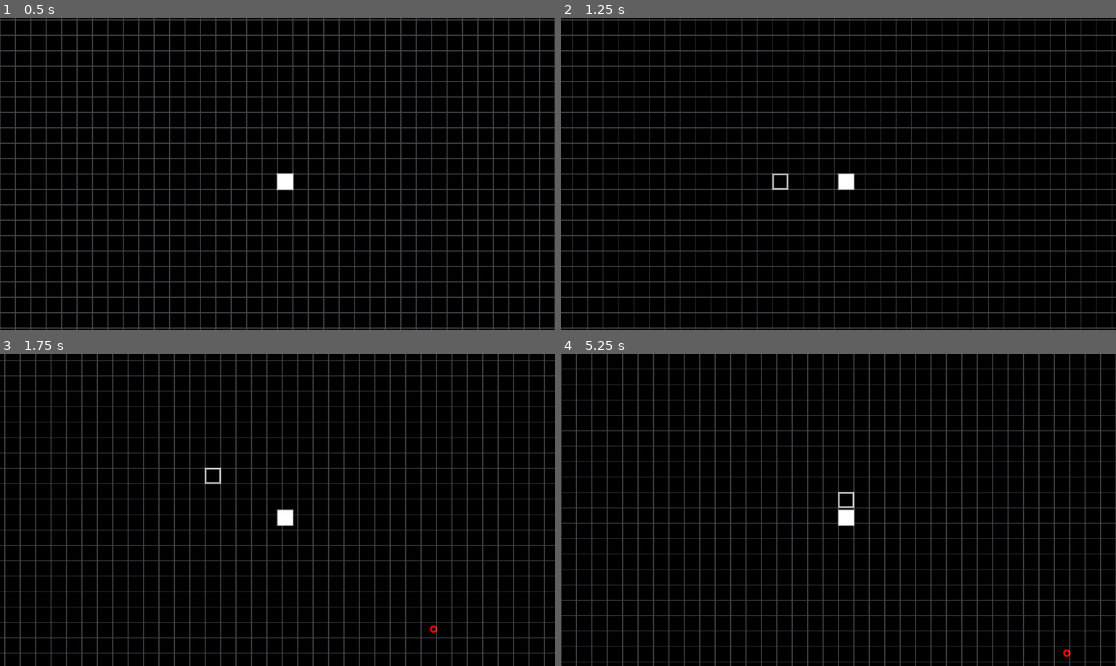
Above: before the commit, frames 1-4 (two rows, left to right).
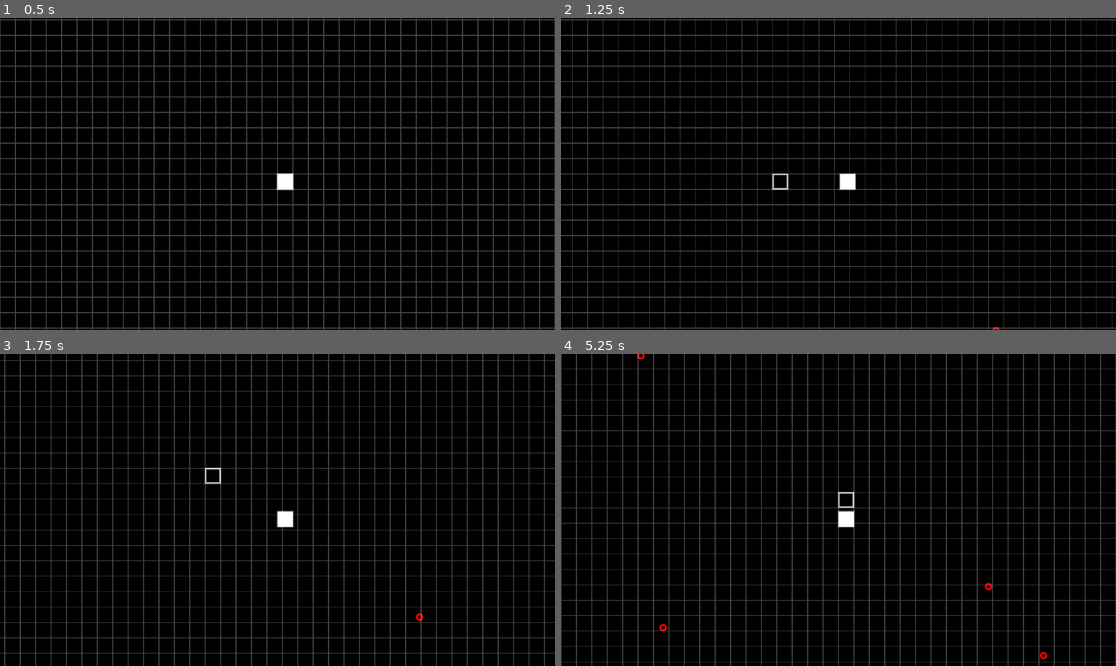
Above: after the commit, the same moments.

Repository: AnonymousXavier/ink-void
Game: Godot game, scene res://Scenes/world.tscn
Same seed, same stepped clock (60 frames per second), same inputs: the game is played once before the commit and once after it.
Inputs (mouse positions are in pixels of both pictures, inside the frame that each line leads up to):
- Up to frame 1 (0.5 s): no input
- Up to frame 2 (1.25 s): tap Enter (ui_accept) at 0.5, 0.77 s; move the mouse to (960, 158) at 0.52 s; hold Right (right) from 0.53 s (still down); click (960, 158) at 0.67 s
- Up to frame 3 (1.75 s): move the mouse to (166, 525) at 1.27 s; release Right (right) at 1.28 s; hold Down (down) from 1.28 s (still down); tap Enter (ui_accept) at 1.52 s
- Up to frame 4 (5.25 s): move the mouse to (894, 441) at 2.02 s; release Down (down) at 2.03 s; hold Right (right) 2.03-2.78 s; move the mouse to (810, 572) at 2.77 s; hold Up (ui_up) 2.78-3.53 s; click (810, 572) at 2.92 s; tap Enter (ui_accept) at 3.02, 3.77, 4.52 s; move the mouse to (1005, 556) at 3.52 s; hold Left (left) 3.53-5.03 s; move the mouse to (672, 463) at 4.27 s; move the mouse to (866, 510) at 5.02 s; hold Down (down) from 5.03 s (still down); click (866, 510) at 5.17 s

Frame 1 is identical in both runs. In frame 2, less than 0.1% of the frame differs, in the area x 49-80%, y 49-100%; in frame 3, 0.1%; in frame 4, 0.2%, in the area x 13-92%, y 0-98%.

Commit message:
Code Refactor
-> Remove the automatic threaded _process function
-> Systems are now managed by the world

Diff:
--- a/Scenes/world.gd
+++ b/Scenes/world.gd
@@ -1,18 +1,32 @@
 extends Node2D
 
-@onready var bg_color_rect: ColorRect = $BG
+@onready var bg: ColorRect = $BG
+@onready var rendering_system: RenderingSystem = $RenderingSystem
+@onready var input_system: InputSystem = $InputSystem
+@onready var events_manager: EventsManager = $EventsManager
 @onready var enemy_manager: EnemyManager = $EnemyManager
-@onready var rendering_system: RenderingSystem = $RenderingSystem
 @onready var camera: Camera = $Camera
-@onready var events_manager: EventsManager = $EventsManager
+@onready var homing_system: HomingSystem = $HomingSystem
+@onready var movement_system: MovementSystem = $MovementSystem
 @onready var entity_manager: EntityManager = $EntityManager
+@onready var shooting_system: ShootingSystem = $ShootingSystem
+@onready var count_down_system: CountDownSystem = $CountDownSystem
+@onready var projectile_dispatch_system: Node = $ProjectileDispatchSystem
+@onready var impact_system: Node = $ImpactSystem
+@onready var damage_system: DamageSystem = $DamageSystem
+@onready var health_system: HealthSystem = $HealthSystem
+@onready var death_system: Node = $DeathSystem
+@onready var bank_system: Node = $BankSystem
+@onready var overlay_system: Node = $OverlaySystem
+@onready var player_controller_system: PlayerControllerSystem = $PlayerControllerSystem
+
 
 var player_spawned: bool = false
 var shader_material: ShaderMaterial
 
 func _ready() -> void:
 	SceneInstances.camera = camera
-	SceneInstances.BG = bg_color_rect
+	SceneInstances.BG = bg
 	SceneInstances.events_manager = events_manager
 	SceneInstances.entity_manager = entity_manager
 	SceneInstances.rendering_system = rendering_system
@@ -23,4 +37,27 @@
 	if Cache.is_ready and not player_spawned:
 		Factories.create_player(Vector2.ZERO)
 		player_spawned = true
-		print("Player Spawned")
+
+	events_manager.update(delta) # Automatically Clears it self at the end of the frame so order doesnt really matter
+	overlay_system.update(delta)
+
+	input_system.update(delta)
+
+	player_controller_system.update(delta)
+
+	enemy_manager.update()
+	camera.update()
+	homing_system.update(delta)
+
+	movement_system.update(delta)
+
+	count_down_system.update(delta)
+
+	shooting_system.update(delta)
+	projectile_dispatch_system.update(delta)
+	impact_system.update(delta)
+	damage_system.update(delta)
+	health_system.update(delta)
+	death_system.update(delta)
+
+	bank_system.update(delta)
--- a/Systems/bank_system.gd
+++ b/Systems/bank_system.gd
@@ -1,6 +1,6 @@
 extends Node
 
-func _process(_delta):
+func update(_delta):
 	for event in SceneInstances.events_manager.events:
 		if event["type"] == Enums.EVENT_TYPES.ENTITY_KILLED:
 			if SceneInstances.entity_manager.gold_value_components.has(event["id"]):
--- a/Systems/cameraSystem.gd
+++ b/Systems/cameraSystem.gd
@@ -15,7 +15,7 @@
 func get_camera_rect() -> Rect2:
 	return Rect2(_top_left, get_size())
 
-func _process(_delta: float) -> void:
+func update() -> void:
 	if SceneInstances.entity_manager.player_id != -1:
 		var player_trasnform_data = SceneInstances.entity_manager.transform_components[SceneInstances.entity_manager.player_id]
 		position = player_trasnform_data.position
--- a/Systems/count_down_system.gd
+++ b/Systems/count_down_system.gd
@@ -1,7 +1,7 @@
 extends Node
 class_name CountDownSystem
 
-func _process(delta: float) -> void:
+func update(delta: float) -> void:
 	for timer_id in SceneInstances.entity_manager.countdown_components:
 		var countdown_data: CountDownData = SceneInstances.entity_manager.countdown_components[timer_id]
 
--- a/Systems/damage_system.gd
+++ b/Systems/damage_system.gd
@@ -1,7 +1,7 @@
 extends Node
 class_name DamageSystem
 
-func _process(_delta: float) -> void:
+func update(_delta: float) -> void:
 	var events_manager = SceneInstances.events_manager
 	for event in events_manager.events:
 		if event["type"] == Enums.EVENT_TYPES.DAMAGE_ATTEMPT:
--- a/Systems/death_system.gd
+++ b/Systems/death_system.gd
@@ -6,7 +6,7 @@
 	get_tree().process_frame.connect(delete_entities)
 
 # Called every frame. 'delta' is the elapsed time since the previous frame
-func _process(_delta: float) -> void:
+func update(_delta: float) -> void:
 	for event in SceneInstances.events_manager.events:
 		if event.type == Enums.EVENT_TYPES.ENTITY_KILLED:
 			enemies_to_delete.append(event["id"])
--- a/Systems/enemy_manager.gd
+++ b/Systems/enemy_manager.gd
@@ -7,7 +7,7 @@
 func _ready() -> void:
 	start_time = Time.get_ticks_msec()
 
-func _process(_delta: float) -> void:
+func update() -> void:
 	if not Cache.is_ready:
 		return
 
@@ -32,10 +32,9 @@
 			var transform_data = entity_manager.transform_components.get(enemy_id)
 			var movement_event = {"type": Enums.EVENT_TYPES.MOVEMENT, "id": enemy_id}
 
-			velocity_data.direction = SceneInstances.camera.position - transform_data.position
-
+			velocity_data.direction = (SceneInstances.camera.position - transform_data.position).normalized()
+			velocity_data.speed = 100.0
 			entity_manager.velocity_components[enemy_id] = velocity_data
-
 			SceneInstances.events_manager.add_event(movement_event)
 
 func spawn_enemy(): # A higher level function, spawn enemy a random an enemy at a random coord outside screen boundaries
--- a/Systems/events_manager.gd
+++ b/Systems/events_manager.gd
@@ -3,7 +3,7 @@
 
 var events: Array = []
 
-func _process(delta: float) -> void:
+func update(delta: float) -> void:
 	call_deferred("clear_events_queue")
 
 func add_event(event: Dictionary):
--- a/Systems/health_system.gd
+++ b/Systems/health_system.gd
@@ -1,7 +1,7 @@
 extends Node
 class_name HealthSystem
 
-func _process(_delta: float) -> void:
+func update(_delta: float) -> void:
 	for event in SceneInstances.events_manager.events:
 		if event["type"] == Enums.EVENT_TYPES.DAMAGE_CONFIRMED:
 			if apply_damage(event["id"], event["amount"]) <= 0:
--- a/Systems/homing_system.gd
+++ b/Systems/homing_system.gd
@@ -1,7 +1,7 @@
 extends Node
 class_name HomingSystem
 
-func _process(_delta: float) -> void:
+func update(_delta: float) -> void:
 	var entity_manager = SceneInstances.entity_manager
 	# Loop through every bullet that has a homing component
 	for bullet_id in entity_manager.homing_components.keys():
--- a/Systems/impact_system.gd
+++ b/Systems/impact_system.gd
@@ -1,6 +1,6 @@
 extends Node
 
-func _process(_delta: float) -> void:
+func update(_delta: float) -> void:
 	for event in SceneInstances.events_manager.events:
 		if event["type"] == Enums.EVENT_TYPES.TARGET_REACHED:
 			var id = event["id"]
--- a/Systems/input_system.gd
+++ b/Systems/input_system.gd
@@ -1,7 +1,7 @@
 extends Node
 class_name InputSystem
 
-func _physics_process(delta: float) -> void:
+func update(delta: float) -> void:
 	var entity_manager = SceneInstances.entity_manager
 	var player_id = entity_manager.player_id
 
--- a/Systems/movement_system.gd
+++ b/Systems/movement_system.gd
@@ -1,7 +1,7 @@
 extends Node
 class_name MovementSystem
 
-func _physics_process(delta: float) -> void:
+func update(delta: float) -> void:
 	var entity_manager = SceneInstances.entity_manager
 
 	# Optional: Get screen bounds to clean up bullets as you suggested!
@@ -16,7 +16,7 @@
 			var old_pos = transform.position
 
 			# Apply the continuous action vector!
-			transform.position += velocity.direction.normalized() * velocity.speed * delta
+			transform.position += velocity.direction * velocity.speed * delta
 
 			# Update your highly optimized spatial hash
 			entity_manager.update_chunk_map_for(old_pos, id)
--- a/Systems/overlay_system.gd
+++ b/Systems/overlay_system.gd
@@ -1,6 +1,6 @@
 extends Node
 
-func _process(_delta: float) -> void:
+func update(_delta: float) -> void:
 	for event in SceneInstances.events_manager.events:
 		if event["type"] == Enums.EVENT_TYPES.MOUSE_MOTION and Cache.is_ready :
 			var transform_data = SceneInstances.entity_manager.transform_components[SceneInstances.entity_manager.cell_overlay_id]
--- a/Systems/player_controller_system.gd
+++ b/Systems/player_controller_system.gd
@@ -1,7 +1,7 @@
 extends Node
 class_name PlayerControllerSystem
 
-func _process(delta: float) -> void:
+func update(delta: float) -> void:
 	var entity_manager = SceneInstances.entity_manager
 	var player_id = entity_manager.player_id
 
--- a/Systems/projectile_dispatch_system.gd
+++ b/Systems/projectile_dispatch_system.gd
@@ -1,6 +1,6 @@
 extends Node
 
-func _process(_delta: float) -> void:
+func update(_delta: float) -> void:
 	for event in SceneInstances.events_manager.events:
 		if event["type"] == Enums.EVENT_TYPES.SHOOT_TARGET:
 			var target_transform_data: TransformData = SceneInstances.entity_manager.transform_components[event["target"]]
--- a/Systems/shooting_system.gd
+++ b/Systems/shooting_system.gd
@@ -1,7 +1,7 @@
 extends Node
 class_name ShootingSystem
 
-func _process(_delta: float) -> void:
+func update(_delta: float) -> void:
 	var entity_manager = SceneInstances.entity_manager
 	var transform_components = entity_manager.transform_components
 	var weapon_components = entity_manager.projectile_weopon_components
